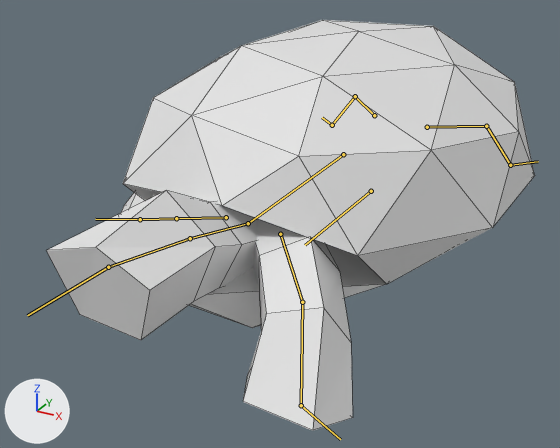
The Blender file Assets/FBX/Tortoise/tortoise.blend as it was, and as the next commit left it.
One viewpoint serves both versions: a 50 mm camera at (1.87, -4.22, 1.95) aimed at (-0.15, -0.54, 0.11). Every picture has the same lights, and +X, +Y and +Z are marked at lower left. Both versions are drawn at frame 1 of the action 'Idle'; the numbers are the values there. The bones that bend it are drawn over the model as lines. Mesh edges are drawn as thin lines.
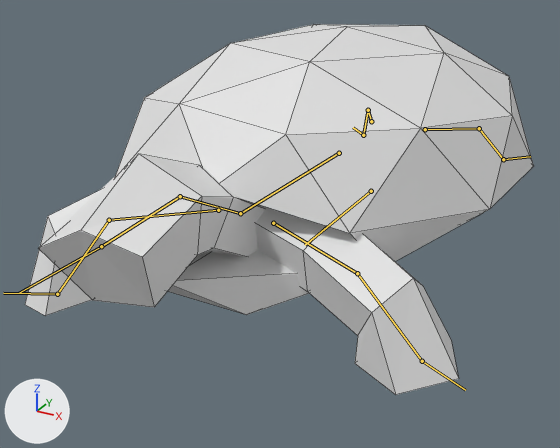
Changed parts and their boxes (x1, y1, x2, y2) in the pictures (560 x 448 px):
'Icosphere', posed (10% shorter)
    before: (46, 20, 535, 431)
    after: (25, 24, 534, 395)
bone 'Body', root to tip
    before: (343, 154) to (248, 223)
    after: (339, 153) to (240, 213)
bone 'FrontLeft_control', root to tip
    before: (301, 405) to (340, 439)
    after: (422, 361) to (465, 390)
bone 'FrontRight_control', root to tip
    before: (140, 219) to (95, 219)
    after: (57, 294) to (3, 293)
bone 'BackRight_control', root to tip
    before: (332, 125) to (322, 117)
    after: (363, 135) to (353, 127)
bone 'BackLeft_control', root to tip
    before: (510, 165) to (538, 161)
    after: (503, 159) to (530, 156)
bone 'Head_control', root to tip
    before: (108, 267) to (27, 315)
    after: (101, 246) to (19, 293)

What changed in the scene script:
```text
Change bone_body:
    where bone_body = bpy.data.objects['Armature'].pose.bones['Body']  # child of 'Root'
    bone_body.location: (0.0, 0.0, 0.0) -> (-0.015, 0.036, -0.02)
    bone_body.rotation_quaternion: (0.999, 0.0, -0.039, 0.001) -> (1.0, -0.019, -0.004, 0.004)  # degrees (0, -4, 0) -> degrees (-2, 0, 0)
Change bone_frontleft_control:
    where bone_frontleft_control = bpy.data.objects['Armature'].pose.bones['FrontLeft_control']  # child of 'Root'
    bone_frontleft_control.location: (0.484, -0.088, 0.0) -> (-0.148, -0.044, 0.0)
Change bone_frontright_control:
    where bone_frontright_control = bpy.data.objects['Armature'].pose.bones['FrontRight_control']  # child of 'Root'
    bone_frontright_control.location: (0.768, -0.279, 0.0) -> (-0.216, -0.057, 0.0)
Change bone_backright_control:
    where bone_backright_control = bpy.data.objects['Armature'].pose.bones['BackRight_control']  # child of 'Root'
    bone_backright_control.location: (-0.179, -0.044, 0.102) -> (0.097, -0.076, 0.0)
Change bone_backleft_control:
    where bone_backleft_control = bpy.data.objects['Armature'].pose.bones['BackLeft_control']  # child of 'Root'
    bone_backleft_control.location: (0.174, -0.067, 0.0) -> (0.053, -0.05, 0.0)
Change bone_head_control:
    where bone_head_control = bpy.data.objects['Armature'].pose.bones['Head_control']  # child of 'Root'
    bone_head_control.location: (0.0, 0.0, 0.0) -> (0.029, -0.003, 0.079)
```
